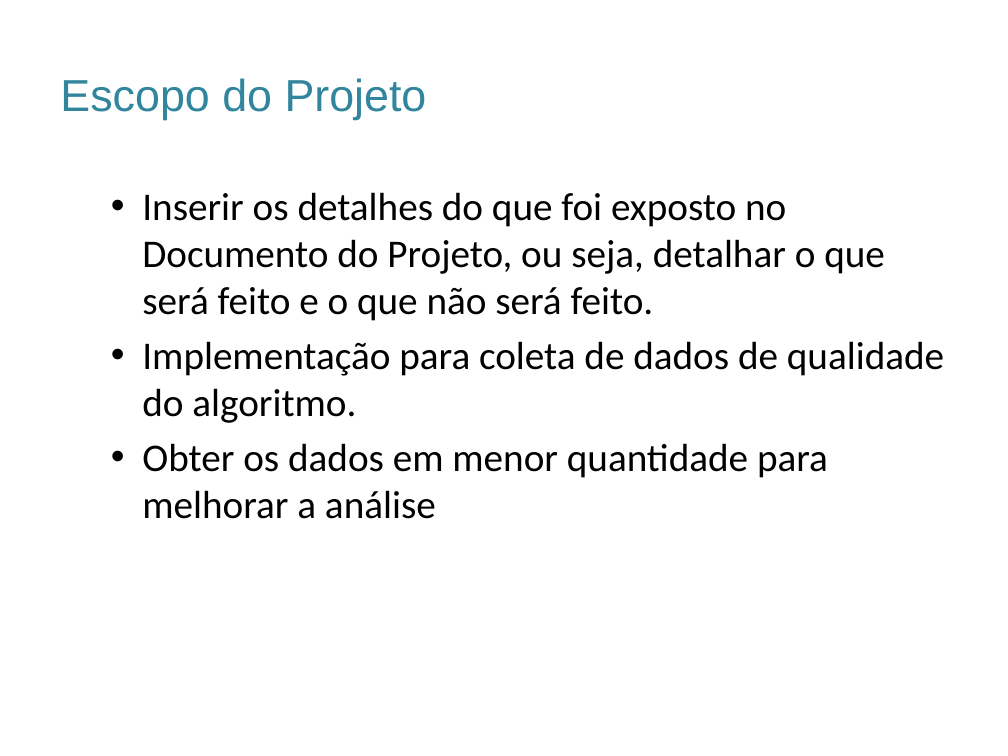
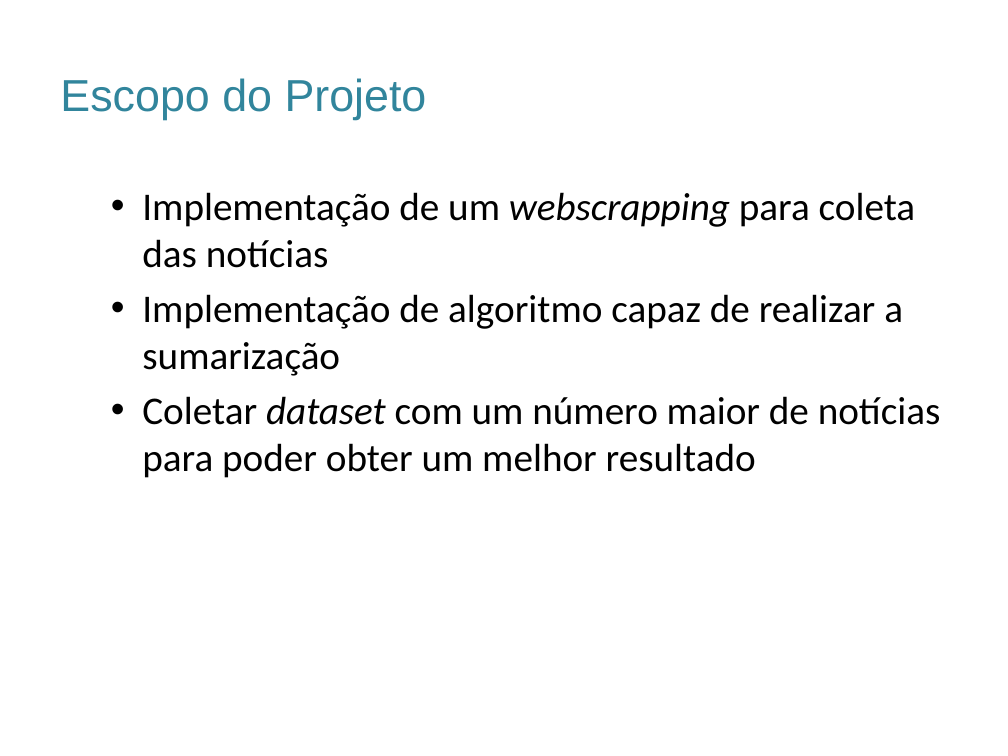
Before and after one commit to rdruzian/TCC-Sumarizacao, a slide deck: slide 6 of Documentos/ModeloApresentaçãoFacens_Sugestão.pptx. Drawn at 1008x756 pixels with LibreOffice and Linux fonts; fonts in the diff are those of the drawing; background and template pictures are left out. Boxes give left, top, right and bottom in pixels: in the first picture for what was removed or moved away, otherwise in the second. Text is boxed around its words. In the diff, an @@ line names an element or a change of style, - is before the commit and + after.

Commit message:
Roteito pitch e melhorias

```diff
--- a/Documentos/ModeloApresentaçãoFacens_Sugestão.pptx
+++ b/Documentos/ModeloApresentaçãoFacens_Sugestão.pptx
@@ text at bbox=[142, 192, 941, 478]: text changed @@
-  • Inserir os detalhes do que foi exposto no Documento do Projeto, ou seja, detalhar o que será feito e o que não será feito.
-  • Implementação para coleta de dados de qualidade do algoritmo.
-  • Obter os dados em menor quantidade para melhorar a análise
+  • Implementação de um webscrapping para coleta das notícias
+  • Implementação de algoritmo capaz de realizar a sumarização
+  • Coletar dataset com um número maior de notícias para poder obter um melhor resultado
```
Also in this commit, not shown: 2 other slides changed, 2 slides added, 1 slide removed, 2 other files.
